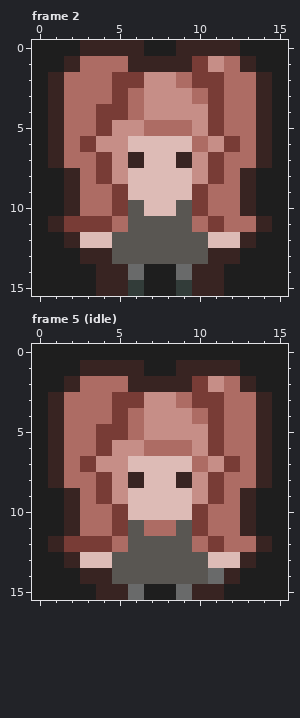
File history of a pixel-art file, src/assets/source/agents/ruby.aseprite. That is the earlier state.
16x16 pixels, 5 frames. Shown: frame 2, frame 5 (idle). The commit also changed other frames, which this record leaves out.
Now the later version:
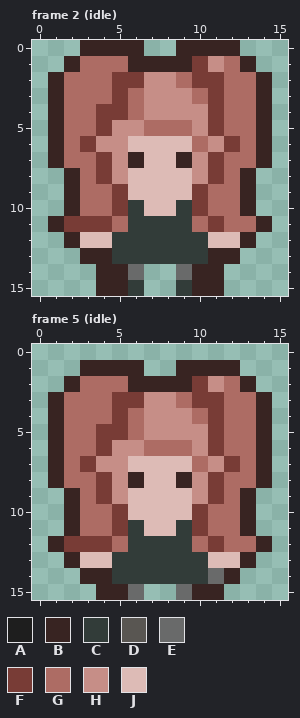
Palette (. is transparent): A #1e1e1e  B #382422  C #323c39  D #595652  E #696a6a  F #783c36  G #ad6c64  H #c68e87  J #ddbbb6
Change:
layer "Terminal" now hidden
Frame 2 (idle):
y 0: x 0..2 AAA -> ...; x 7..8 AA -> ..; x 13..15 AAA -> ...
y 1: x 0..1 AA -> ..; x 14..15 AA -> ..
y 2..7: x 0 A -> .; x 15 A -> .
y 8..9: x 0..1 AA -> ..; x 14..15 AA -> ..
y 10: x 0..1 AA -> ..; x 6 D -> C; x 9 D -> C; x 14..15 AA -> ..
y 11: x 0 A -> .; x 6..9 DDDD -> CCCC; x 15 A -> .
y 12: x 0..1 AA -> ..; x 5..10 DDDDDD -> CCCCCC; x 14..15 AA -> ..
y 13: x 0..2 AAA -> ...; x 5..10 DDDDDD -> CCCCCC; x 13..15 AAA -> ...
y 14..15: x 0..3 AAAA -> ....; x 7..8 AA -> ..; x 12..15 AAAA -> ....
Frame 5 (idle):
y 0: x 0..15 AAAAAAAAAAAAAAAA -> ................
y 1: x 0..2 AAA -> ...; x 7..8 AA -> ..; x 13..15 AAA -> ...
y 2: x 0..1 AA -> ..; x 14..15 AA -> ..
y 3..8: x 0 A -> .; x 15 A -> .
y 9..10: x 0..1 AA -> ..; x 14..15 AA -> ..
y 11: x 0..1 AA -> ..; x 6..9 DGGD -> CJJC; x 14..15 AA -> ..
y 12: x 0 A -> .; x 6..9 DDDD -> CCCC; x 15 A -> .
y 13: x 0..1 AA -> ..; x 5..10 DDDDDD -> CCCCCC; x 14..15 AA -> ..
y 14: x 0..2 AAA -> ...; x 5..10 DDDDDD -> CCCCCC; x 13..15 AAA -> ...
y 15: x 0..3 AAAA -> ....; x 7..8 AA -> ..; x 12..15 AAAA -> ....
